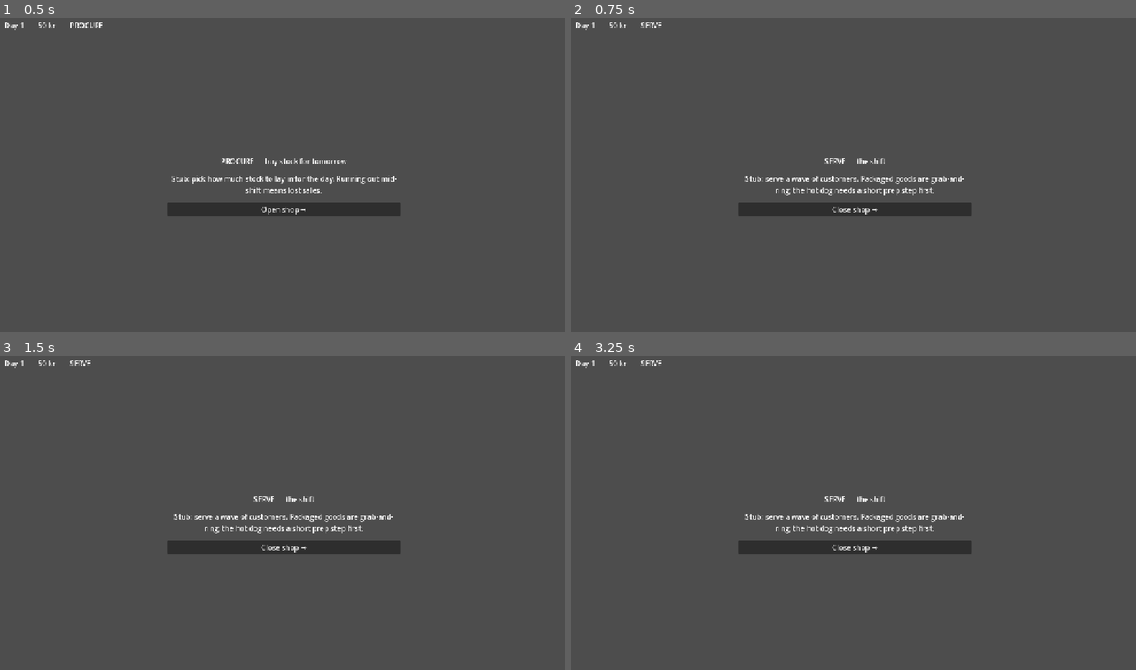
Above: before the commit, frames 1-4 (two rows, left to right).
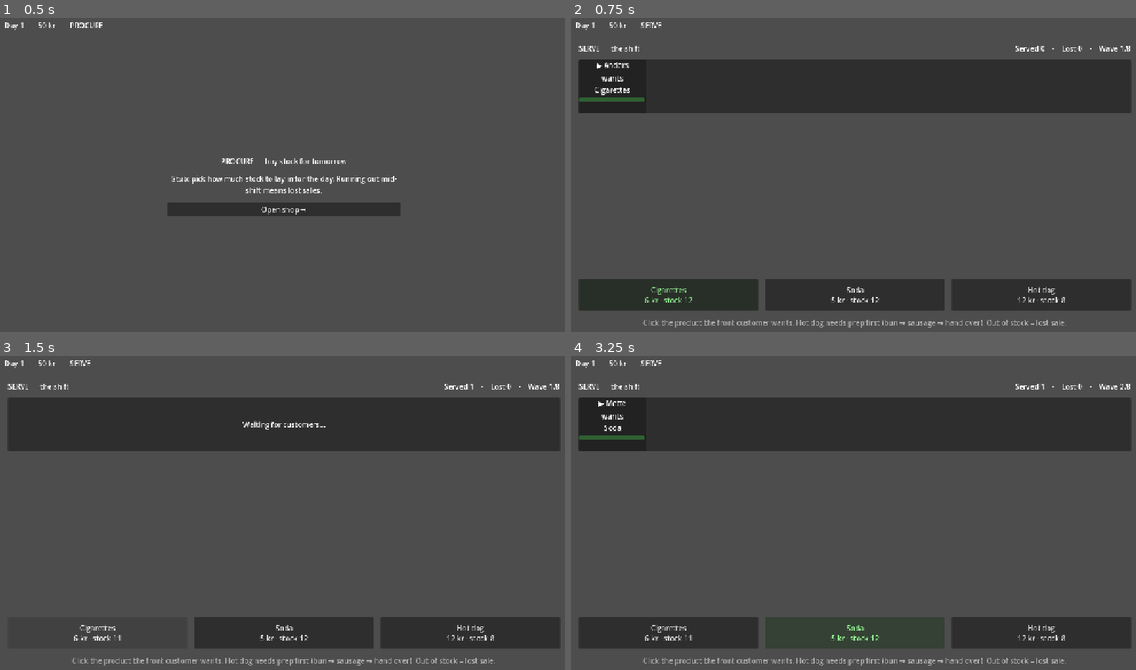
Above: after the commit, the same moments.

Repository: etterognuller/Kiosk
Game: Godot game, scene res://scenes/Main.tscn
Same seed, same stepped clock (60 frames per second), same inputs: the game is played once before the commit and once after it.
Inputs (mouse positions are in pixels of both pictures, inside the frame that each line leads up to):
- Up to frame 1 (0.5 s): no input
- Up to frame 2 (0.75 s): click "Open shop →" at 0.5 s
- Up to frame 3 (1.5 s): click (96, 632) at 1.25 s, where only the run after the commit has a clickable "Cigarettes 6 kr · stock 12"
- Up to frame 4 (3.25 s): click (667, 632) at 2 s, where only the run after the commit has a clickable "Cigarettes 6 kr · stock 11"; click (853, 632) at 2.75 s, where only the run after the commit has a clickable "Soda 5 kr · stock 12"

Frame 1 is identical in both runs. In frame 2, 29% of the frame differs, in the area x 1-99%, y 8-99%; in frame 3, 26%; in frame 4, 29%.

Commit message:
Build Serve phase v1: playable shift with click-to-serve loop
Replace the SERVE stub with a real shift. A fixed wave of customers
queue up wanting one product each; the player serves the front customer,
money goes up and stock goes down, and the shift ends back into the day
loop via DayCycle.advance() (SERVE -> UPGRADE).

- scripts/phases/shift.gd: pure, UI-free shift logic (RefCounted). Money
  and stock flow through an injected GameState-shaped object so it unit-
  tests without the autoload graph. serve()/prep_step() are input-agnostic
  (click now; drag / click-upgrade / auto-serve later all drive the same
  API). Stockout and expired patience are lost sales, never a crash.
- scripts/phases/serve.gd + scenes/phases/Serve.tscn: the screen. Visible
  queue line, live stock on product buttons, hot-dog prep (bun -> sausage
  -> hand over), colour-shifting patience bars. Seeds placeholder stock
  while PROCURE is still a stub (remove once PROCURE is real).
- tests/test_shift.gd: one test per v1 acceptance criterion plus a real-
  DayCycle integration check. 13/13 pass; Main and Serve boot headless.

Tuning (wave 8, 2.5s spawn, 10s patience, 5/6/12 kr) is placeholder per
CONTEXT.md. Human play confirms the ~30s loop is fun.

Co-Authored-By: Claude Opus 4.8 <noreply@anthropic.com>

Diff:
--- a/scenes/phases/Serve.tscn
+++ b/scenes/phases/Serve.tscn
@@ -1,6 +1,6 @@
 [gd_scene load_steps=2 format=3]
 
-[ext_resource type="Script" path="res://scripts/phase_stub.gd" id="1_stub"]
+[ext_resource type="Script" path="res://scripts/phases/serve.gd" id="1_serve"]
 
 [node name="Serve" type="Control"]
 layout_mode = 3
@@ -9,38 +9,91 @@
 anchor_bottom = 1.0
 grow_horizontal = 2
 grow_vertical = 2
-script = ExtResource("1_stub")
-title = "SERVE — the shift"
-hint = "Stub: serve a wave of customers. Packaged goods are grab-and-ring; the hot dog needs a short prep step first."
-button_label = "Close shop →"
+script = ExtResource("1_serve")
 
-[node name="Center" type="CenterContainer" parent="."]
+[node name="Margin" type="MarginContainer" parent="."]
 layout_mode = 1
 anchors_preset = 15
 anchor_right = 1.0
 anchor_bottom = 1.0
 grow_horizontal = 2
 grow_vertical = 2
+theme_override_constants/margin_left = 24
+theme_override_constants/margin_top = 12
+theme_override_constants/margin_right = 24
+theme_override_constants/margin_bottom = 16
 
-[node name="VBox" type="VBoxContainer" parent="Center"]
+[node name="VBox" type="VBoxContainer" parent="Margin"]
+layout_mode = 2
+theme_override_constants/separation = 14
+
+[node name="Header" type="HBoxContainer" parent="Margin/VBox"]
+layout_mode = 2
+
+[node name="Title" type="Label" parent="Margin/VBox/Header"]
+layout_mode = 2
+size_flags_horizontal = 3
+text = "SERVE — the shift"
+
+[node name="Scoreboard" type="Label" parent="Margin/VBox/Header"]
+unique_name_in_owner = true
+layout_mode = 2
+horizontal_alignment = 2
+text = "Served 0    ·    Lost 0"
+
+[node name="QueuePanel" type="PanelContainer" parent="Margin/VBox"]
+layout_mode = 2
+
+[node name="QueueLine" type="HBoxContainer" parent="Margin/VBox/QueuePanel"]
+unique_name_in_owner = true
+layout_mode = 2
+custom_minimum_size = Vector2(0, 120)
+theme_override_constants/separation = 12
+
+[node name="EmptyHint" type="Label" parent="Margin/VBox/QueuePanel"]
+unique_name_in_owner = true
+layout_mode = 2
+horizontal_alignment = 1
+vertical_alignment = 1
+text = "Waiting for customers…"
+
+[node name="PrepLabel" type="Label" parent="Margin/VBox"]
+unique_name_in_owner = true
+layout_mode = 2
+horizontal_alignment = 1
+text = "Hot dog prep 0/2"
+
+[node name="Spacer" type="Control" parent="Margin/VBox"]
+layout_mode = 2
+size_flags_vertical = 3
+
+[node name="Buttons" type="HBoxContainer" parent="Margin/VBox"]
 layout_mode = 2
 theme_override_constants/separation = 16
 
-[node name="Title" type="Label" parent="Center/VBox"]
+[node name="CigBtn" type="Button" parent="Margin/VBox/Buttons"]
 unique_name_in_owner = true
 layout_mode = 2
-text = "Phase"
-horizontal_alignment = 1
+size_flags_horizontal = 3
+custom_minimum_size = Vector2(0, 72)
+text = "Cigarettes"
 
-[node name="Hint" type="Label" parent="Center/VBox"]
+[node name="SodaBtn" type="Button" parent="Margin/VBox/Buttons"]
 unique_name_in_owner = true
 layout_mode = 2
-text = "hint"
-horizontal_alignment = 1
-autowrap_mode = 2
-custom_minimum_size = Vector2(520, 0)
+size_flags_horizontal = 3
+custom_minimum_size = Vector2(0, 72)
+text = "Soda"
 
-[node name="AdvanceButton" type="Button" parent="Center/VBox"]
+[node name="HotdogBtn" type="Button" parent="Margin/VBox/Buttons"]
 unique_name_in_owner = true
 layout_mode = 2
-text = "Continue →"
+size_flags_horizontal = 3
+custom_minimum_size = Vector2(0, 72)
+text = "Hot dog"
+
+[node name="Hint" type="Label" parent="Margin/VBox"]
+layout_mode = 2
+horizontal_alignment = 1
+theme_override_colors/font_color = Color(0.7, 0.7, 0.7, 1)
+text = "Click the product the front customer wants. Hot dog needs prep first (bun → sausage → hand over). Out of stock = lost sale."
--- /dev/null
+++ b/scripts/phases/serve.gd
@@ -0,0 +1,175 @@
+extends Control
+## Serve — the SERVE phase screen (v1). Renders the customer queue and product
+## buttons, and drives a headless-testable `Shift` (scripts/phases/shift.gd) that
+## owns all the rules. Money and stock flow through GameState; when the wave ends,
+## the shift hands the day on via DayCycle.advance() (SERVE -> UPGRADE).
+##
+## Input is click-to-serve for now. Per the roadmap this layer later becomes
+## drag-to-customer, then a purchasable click upgrade, then auto-serve — all of
+## which just call Shift.serve()/prep_step(), so only this input layer changes.
+
+const ShiftScript := preload("res://scripts/phases/shift.gd")
+
+## Placeholder starting stock so the shift is playable while PROCURE is still a
+## stub. Tops up only empty products; remove once PROCURE sets real stock.
+const SEED_STOCK := {"cigarettes": 12, "soda": 12, "hotdog": 8}
+
+## Danish first names for queue flavor (presentation only — not in the model).
+const NAMES := ["Anders", "Mette", "Lars", "Sofie", "Freja", "Mads", "Ida",
+	"Emil", "Oliver", "Clara", "Noah", "Alma"]
+
+const FRESH := Color(0.30, 0.78, 0.34)   ## patience-bar colour, full
+const URGENT := Color(0.90, 0.22, 0.22)  ## patience-bar colour, nearly out
+const WANTED := Color(0.62, 1.0, 0.62)   ## highlight for the needed product button
+
+@onready var _scoreboard: Label = %Scoreboard
+@onready var _queue_line: HBoxContainer = %QueueLine
+@onready var _empty_hint: Label = %EmptyHint
+@onready var _prep_label: Label = %PrepLabel
+@onready var _cig_btn: Button = %CigBtn
+@onready var _soda_btn: Button = %SodaBtn
+@onready var _hotdog_btn: Button = %HotdogBtn
+
+var _shift
+var _cards: Dictionary = {}   ## Customer -> card Control
+var _names: Dictionary = {}   ## Customer -> display name
+var _arrivals: int = 0
+
+
+func _ready() -> void:
+	_seed_stock_if_empty()
+	_cig_btn.pressed.connect(_serve.bind("cigarettes"))
+	_soda_btn.pressed.connect(_serve.bind("soda"))
+	_hotdog_btn.pressed.connect(_serve.bind("hotdog"))
+
+	_shift = ShiftScript.new(GameState)
+	_shift.customer_arrived.connect(_on_customer_arrived)
+	_shift.customer_served.connect(_on_customer_served)
+	_shift.customer_left.connect(_on_customer_left)
+	_shift.shift_ended.connect(_on_shift_ended)
+	_shift.start()
+	_refresh()
+
+
+func _process(delta: float) -> void:
+	if _shift == null or _shift.is_over:
+		return
+	_shift.tick(delta)
+	_refresh()
+
+
+## One click on a product. For the hot dog, the click first advances prep (bun ->
+## sausage); the click that lands after prep is complete hands it over.
+func _serve(id: String) -> void:
+	if _shift == null or _shift.is_over:
+		return
+	if ShiftScript.PRODUCTS[id]["prep"] and _shift.prep_step():
+		_refresh()
+		return
+	_shift.serve(id)
+	_refresh()
+
+
+func _on_customer_arrived(c) -> void:
+	var who: String = NAMES[_arrivals % NAMES.size()]
+	_arrivals += 1
+	_names[c] = who
+	var card := _make_card(c, who)
+	_cards[c] = card
+	_queue_line.add_child(card)
+
+
+func _on_customer_served(c, _price: int) -> void:
+	_remove_card(c)
+
+
+func _on_customer_left(c) -> void:
+	_remove_card(c)
+
+
+func _on_shift_ended() -> void:
+	set_process(false)
+	DayCycle.advance()  # SERVE -> UPGRADE; Main swaps in the next phase scene
+
+
+func _remove_card(c) -> void:
+	var card = _cards.get(c)
+	if card != null:
+		card.queue_free()
+		_cards.erase(c)
+	_names.erase(c)
+
+
+func _refresh() -> void:
+	if _shift == null:
+		return
+	_scoreboard.text = "Served %d    ·    Lost %d    ·    Wave %d/%d" % [
+		_shift.served_count, _shift.lost_sales,
+		min(_shift.total_arrived(), _shift.wave_size), _shift.wave_size]
+	_empty_hint.visible = _shift.queue.is_empty()
+
+	var active = _shift.active_customer()
+	for c in _cards:
+		var card: Control = _cards[c]
+		var bar: ProgressBar = card.get_node("VB/Patience")
+		bar.max_value = c.max_patience
+		bar.value = maxf(c.patience, 0.0)
+		var frac := clampf(c.patience / c.max_patience, 0.0, 1.0)
+		bar.modulate = URGENT.lerp(FRESH, frac)
+		var is_active: bool = c == active
+		card.modulate = Color.WHITE if is_active else Color(1, 1, 1, 0.45)
+		var name_lbl: Label = card.get_node("VB/Name")
+		name_lbl.text = ("▶ " if is_active else "") + String(_names.get(c, ""))
+
+	_cig_btn.text = _btn_text("cigarettes")
+	_soda_btn.text = _btn_text("soda")
+	_hotdog_btn.text = _btn_text("hotdog")
+	var want: String = active.product_id if active != null else ""
+	_cig_btn.modulate = WANTED if want == "cigarettes" else Color.WHITE
+	_soda_btn.modulate = WANTED if want == "soda" else Color.WHITE
+	_hotdog_btn.modulate = WANTED if want == "hotdog" else Color.WHITE
+
+	if active != null and ShiftScript.PRODUCTS[active.product_id]["prep"]:
+		_prep_label.visible = true
+		_prep_label.text = "Hot dog prep %d/%d — click Hot dog: bun → sausage → hand over" % [
+			_shift.prep_progress, ShiftScript.PREP_STEPS]
+	else:
+		_prep_label.visible = false
+
+
+func _btn_text(id: String) -> String:
+	var p: Dictionary = ShiftScript.PRODUCTS[id]
+	return "%s\n%d kr · stock %d" % [p["label"], p["price"], int(GameState.stock.get(id, 0))]
+
+
+func _make_card(c, who: String) -> Control:
+	var card := PanelContainer.new()
+	card.custom_minimum_size = Vector2(150, 0)
+	var vb := VBoxContainer.new()
+	vb.name = "VB"
+	vb.add_theme_constant_override("separation", 6)
+	card.add_child(vb)
+	var name_lbl := Label.new()
+	name_lbl.name = "Name"
+	name_lbl.text = who
+	name_lbl.horizontal_alignment = HORIZONTAL_ALIGNMENT_CENTER
+	var order_lbl := Label.new()
+	order_lbl.name = "Order"
+	order_lbl.text = "wants\n" + ShiftScript.PRODUCTS[c.product_id]["label"]
+	order_lbl.horizontal_alignment = HORIZONTAL_ALIGNMENT_CENTER
+	var bar := ProgressBar.new()
+	bar.name = "Patience"
+	bar.show_percentage = false
+	bar.max_value = c.max_patience
+	bar.value = c.patience
+	bar.custom_minimum_size = Vector2(0, 10)
+	vb.add_child(name_lbl)
+	vb.add_child(order_lbl)
+	vb.add_child(bar)
+	return card
+
+
+func _seed_stock_if_empty() -> void:
+	for id in SEED_STOCK:
+		if int(GameState.stock.get(id, 0)) <= 0:
+			GameState.stock[id] = SEED_STOCK[id]
--- /dev/null
+++ b/scripts/phases/shift.gd
@@ -0,0 +1,208 @@
+extends RefCounted
+## Shift — the pure, UI-free logic of one SERVE shift (v1).
+##
+## A fixed wave of customers queue up, each wanting one product. The player serves
+## the front (active) customer; a successful serve adds money and consumes one unit
+## of stock. Running out of stock or letting a patience timer expire is a *lost
+## sale*, never a crash (CONTEXT.md: no-fail / cozy). The shift ends once the whole
+## wave has arrived and the queue is empty; the scene then hands control back to
+## the day loop via DayCycle.advance() (SERVE -> UPGRADE).
+##
+## Deliberately decoupled from both the scene and the input method. It exposes
+## serve(product_id) / prep_step() and does not care whether those came from a
+## click, a drag, or an automated clerk — v1 input is click-to-serve, but the
+## roadmap moves to drag-to-customer, then a purchasable click upgrade, then
+## auto-serve, all driving this same API. Money and stock are read/written through
+## an injected GameState-shaped object (anything with `money: int` and
+## `stock: Dictionary`) so the logic unit-tests without the autoload graph
+## (see tests/README.md).
+
+signal customer_arrived(customer)            ## a new customer joined the queue
+signal customer_served(customer, price: int) ## served and paid; left happy
+signal customer_left(customer)               ## patience expired, or a stockout
+signal prep_changed(progress: int, total: int) ## hot dog prep state for the active customer
+signal shift_ended()                         ## fires exactly once, when the wave is done
+
+## v1 product catalog. Prices are placeholder tuning (CONTEXT.md defers numbers).
+## `prep` marks the light-prep path (hot dog) vs an instant grab-and-ring sale.
+const PRODUCTS := {
+	"cigarettes": {"label": "Cigarettes", "price": 6, "prep": false},
+	"soda": {"label": "Soda", "price": 5, "prep": false},
+	"hotdog": {"label": "Hot dog", "price": 12, "prep": true},
+}
+
+## Hot dog prep: clicks needed before it can be handed over (bun -> sausage). The
+## serve itself is the final "hand over", so the player clicks the hot dog three
+## times total: bun, sausage, hand over.
+const PREP_STEPS := 2
+
+## Placeholder shift tuning, sized for a readable ~30s wave. Exposed as instance
+## vars (defaulting to these) so tests can shrink a wave and the scene can tune
+## feel without touching the constants.
+const DEFAULT_WAVE_SIZE := 8        ## customers per shift (the fixed-wave end condition)
+const DEFAULT_SPAWN_INTERVAL := 2.5 ## seconds between arrivals
+const DEFAULT_PATIENCE := 10.0      ## seconds a customer waits before leaving
+
+var wave_size: int = DEFAULT_WAVE_SIZE
+var spawn_interval: float = DEFAULT_SPAWN_INTERVAL
+var patience: float = DEFAULT_PATIENCE
+
+## When false, tick() stops spawning new arrivals — a test seam so serve/patience
+## logic can be exercised on a hand-built queue. The scene always leaves it true.
+var auto_spawn: bool = true
+
+## A single customer: wants one product, waits `patience` seconds.
+class Customer extends RefCounted:
+	var product_id: String
+	var patience: float
+	var max_patience: float
+	func _init(p_id: String, p_patience: float) -> void:
+		product_id = p_id
+		patience = p_patience
+		max_patience = p_patience
+
+var queue: Array = []        ## waiting customers; index 0 is the active one
+var served_count: int = 0
+var lost_sales: int = 0
+var prep_progress: int = 0   ## prep steps done for the active hot dog order
+var is_over: bool = false
+
+var _state                   ## GameState-shaped: `money: int`, `stock: Dictionary`
+var _spawned: int = 0        ## how many of the wave have arrived so far
+var _spawn_timer: float = 0.0
+var _started: bool = false
+
+
+func _init(state) -> void:
+	_state = state
+
+
+## Begin the shift; the first customer arrives immediately.
+func start() -> void:
+	if _started:
+		return
+	_started = true
+	_spawn_timer = spawn_interval
+	_spawn_customer()
+
+
+## Advance timers: stagger in new arrivals and expire impatient customers. Every
+## waiting customer loses patience (not just the active one), so a long line is
+## real pressure — the core challenge of the Serving pillar.
+func tick(delta: float) -> void:
+	if is_over:
+		return
+	if auto_spawn and _spawned < wave_size:
+		_spawn_timer -= delta
+		if _spawn_timer <= 0.0:
+			_spawn_timer += spawn_interval
+			_spawn_customer()
+	# Iterate back-to-front so removals don't skip anyone.
+	var i := queue.size() - 1
+	while i >= 0:
+		var c: Customer = queue[i]
+		c.patience -= delta
+		if c.patience <= 0.0:
+			_remove_customer(i, true)
+		i -= 1
+	_check_end()
+
+
+## The front customer the player is currently serving, or null if the queue is empty.
+func active_customer() -> Customer:
+	return queue[0] if not queue.is_empty() else null
+
+
+## Attempt to serve `product_id` to the active customer. Returns true on a sale.
+## Input-method agnostic: click, drag, or an auto-serve clerk all route here.
+func serve(product_id: String) -> bool:
+	if is_over:
+		return false
+	var c := active_customer()
+	if c == null:
+		return false
+	if c.product_id != product_id:
+		return false  # wrong product — harmless no-op, no penalty in v1
+	if PRODUCTS[product_id]["prep"] and prep_progress < PREP_STEPS:
+		return false  # hot dog isn't prepped yet; can't hand it over
+	var on_hand := int(_state.stock.get(product_id, 0))
+	if on_hand <= 0:
+		# Stockout: a lost sale, never a negative balance. The customer leaves.
+		queue.pop_front()
+		lost_sales += 1
+		customer_left.emit(c)
+		_reset_prep()
+		_check_end()
+		return false
+	# Success: take the money, consume one unit, customer leaves happy.
+	var price := int(PRODUCTS[product_id]["price"])
+	_state.money += price
+	_state.stock[product_id] = on_hand - 1
+	served_count += 1
+	queue.pop_front()
+	customer_served.emit(c, price)
+	_reset_prep()
+	_check_end()
+	return true
+
+
+## Advance the active hot dog's prep by one step (bun, then sausage). Returns true
+## if a step was taken. No-op if the active customer doesn't want a hot dog or prep
+## is already complete (so the scene can route every click here first, then serve).
+func prep_step() -> bool:
+	if is_over:
+		return false
+	var c := active_customer()
+	if c == null or not PRODUCTS[c.product_id]["prep"]:
+		return false
+	if prep_progress >= PREP_STEPS:
+		return false
+	prep_progress += 1
+	prep_changed.emit(prep_progress, PREP_STEPS)
+	return true
+
+
+## How many of the wave have arrived (served, waiting, or already left). For HUD.
+func total_arrived() -> int:
+	return _spawned
+
+
+func _spawn_customer() -> void:
+	var ids := PRODUCTS.keys()
+	# Deterministic rotation through the catalog — easy to read and to test; a
+	# little randomness can come later when tuning feel.
+	var pid: String = ids[_spawned % ids.size()]
+	var c := Customer.new(pid, patience)
+	queue.append(c)
+	_spawned += 1
+	customer_arrived.emit(c)
+	if queue.size() == 1:
+		_reset_prep()  # this arrival is the new active customer
+
+
+func _remove_customer(index: int, lost: bool) -> void:
+	if index < 0 or index >= queue.size():
+		return
+	var c: Customer = queue[index]
+	queue.remove_at(index)
+	if lost:
+		lost_sales += 1
+		customer_left.emit(c)
+	if index == 0:
+		_reset_prep()  # the active customer changed
+
+
+func _reset_prep() -> void:
+	prep_progress = 0
+	var c := active_customer()
+	var total := PREP_STEPS if (c != null and PRODUCTS[c.product_id]["prep"]) else 0
+	prep_changed.emit(prep_progress, total)
+
+
+func _check_end() -> void:
+	if is_over:
+		return
+	# Fixed-wave end: the whole wave has arrived and nobody is left in the queue.
+	if _started and _spawned >= wave_size and queue.is_empty():
+		is_over = true
+		shift_ended.emit()
--- a/tests/run_tests.gd
+++ b/tests/run_tests.gd
@@ -10,6 +10,7 @@
 const TEST_SCRIPTS: Array[String] = [
 	"res://tests/test_game_state.gd",
 	"res://tests/test_day_cycle.gd",
+	"res://tests/test_shift.gd",
 ]
 
 
--- /dev/null
+++ b/tests/test_shift.gd
@@ -0,0 +1,133 @@
+extends "res://tests/test_case.gd"
+## Unit tests for the SERVE shift logic (scripts/phases/shift.gd). These cover the
+## v1 acceptance criteria in docs/specs/serve-v1.md and run headless, without the
+## autoload graph: money/stock go through a tiny GameState-shaped stub, and the
+## queue is hand-built (auto_spawn off) so each rule is exercised in isolation.
+
+const ShiftScript := preload("res://scripts/phases/shift.gd")
+const DayCycleScript := preload("res://scripts/globals/day_cycle.gd")
+
+
+## A minimal stand-in for GameState: just the fields Shift reads/writes.
+class StateStub extends RefCounted:
+	var money: int = 0
+	var stock: Dictionary = {}
+
+
+func _isolated(stock: Dictionary) -> Array:
+	# Returns [shift, state] with spawning off and an empty queue to populate.
+	var state := StateStub.new()
+	state.stock = stock
+	var shift = ShiftScript.new(state)
+	shift.auto_spawn = false
+	return [shift, state]
+
+
+func test_serve_in_stock_adds_money_and_decrements_stock() -> void:
+	var pair := _isolated({"soda": 3})
+	var shift = pair[0]
+	var state = pair[1]
+	shift.queue = [ShiftScript.Customer.new("soda", 10.0)]
+	var ok: bool = shift.serve("soda")
+	assert_true(ok, "serve succeeded")
+	assert_eq(state.money, ShiftScript.PRODUCTS["soda"]["price"], "money += price")
+	assert_eq(state.stock["soda"], 2, "stock -= 1")
+	assert_eq(shift.served_count, 1, "served counted")
+	assert_true(shift.queue.is_empty(), "active customer left the queue")
+
+
+func test_serve_out_of_stock_is_lost_sale_and_never_negative() -> void:
+	var pair := _isolated({"soda": 0})
+	var shift = pair[0]
+	var state = pair[1]
+	shift.queue = [ShiftScript.Customer.new("soda", 10.0)]
+	var ok: bool = shift.serve("soda")
+	assert_false(ok, "no sale on stockout")
+	assert_eq(state.stock["soda"], 0, "stock did not go negative")
+	assert_eq(state.money, 0, "no money for a stockout")
+	assert_eq(shift.lost_sales, 1, "registered a lost sale")
+	assert_eq(shift.served_count, 0, "nothing served")
+
+
+func test_wrong_product_is_a_harmless_noop() -> void:
+	var pair := _isolated({"soda": 1, "cigarettes": 1})
+	var shift = pair[0]
+	var state = pair[1]
+	shift.queue = [ShiftScript.Customer.new("soda", 10.0)]
+	var ok: bool = shift.serve("cigarettes")
+	assert_false(ok, "wrong product is not a sale")
+	assert_eq(state.stock["cigarettes"], 1, "untouched stock")
+	assert_eq(state.money, 0, "no money")
+	assert_false(shift.queue.is_empty(), "customer still waiting")
+	assert_eq(shift.lost_sales, 0, "not a lost sale either")
+
+
+func test_hotdog_cannot_be_served_before_prep_is_complete() -> void:
+	var pair := _isolated({"hotdog": 1})
+	var shift = pair[0]
+	var state = pair[1]
+	shift.queue = [ShiftScript.Customer.new("hotdog", 10.0)]
+	assert_false(shift.serve("hotdog"), "cannot serve an un-prepped hot dog")
+	assert_eq(state.stock["hotdog"], 1, "stock untouched before prep")
+	assert_true(shift.prep_step(), "bun")
+	assert_false(shift.serve("hotdog"), "still not fully prepped after one step")
+	assert_true(shift.prep_step(), "sausage")
+	assert_false(shift.prep_step(), "no prep beyond PREP_STEPS")
+	assert_true(shift.serve("hotdog"), "now it hands over")
+	assert_eq(state.stock["hotdog"], 0, "stock consumed on the sale")
+	assert_eq(shift.served_count, 1, "served counted")
+
+
+func test_patience_expiry_is_a_lost_sale() -> void:
+	var pair := _isolated({"soda": 5})
+	var shift = pair[0]
+	shift.queue = [ShiftScript.Customer.new("soda", 1.0)]
+	shift.tick(2.0)  # exceeds the customer's patience
+	assert_true(shift.queue.is_empty(), "impatient customer left")
+	assert_eq(shift.lost_sales, 1, "counted as a lost sale")
+	assert_eq(shift.served_count, 0, "nothing served")
+
+
+func test_fixed_wave_ends_and_emits_shift_ended_once() -> void:
+	var state := StateStub.new()
+	state.stock = {"cigarettes": 99, "soda": 99, "hotdog": 99}
+	var shift = ShiftScript.new(state)
+	shift.wave_size = 3
+	shift.spawn_interval = 0.0  # let the whole wave arrive immediately
+	var ended := [0]
+	shift.shift_ended.connect(func(): ended[0] += 1)
+	shift.start()       # customer 1 arrives
+	shift.tick(0.0)     # customer 2
+	shift.tick(0.0)     # customer 3 — whole wave has now arrived
+	assert_false(shift.is_over, "not over while customers remain")
+	# Serve everyone (prep the hot dog when it comes up).
+	while not shift.queue.is_empty():
+		var c = shift.active_customer()
+		if ShiftScript.PRODUCTS[c.product_id]["prep"]:
+			shift.prep_step()
+			shift.prep_step()
+		shift.serve(c.product_id)
+	assert_true(shift.is_over, "shift ended once the wave was cleared")
+	assert_eq(shift.served_count, 3, "served the whole wave")
+	assert_eq(ended[0], 1, "shift_ended fired exactly once")
+
+
+func test_shift_end_advances_the_day_cycle_exactly_once() -> void:
+	# Acceptance: the end condition triggers exactly one DayCycle.advance()
+	# (SERVE -> UPGRADE). Wire a real DayCycle to the shift, no scene needed.
+	var dc = DayCycleScript.new()
+	dc.current_phase = DayCycleScript.Phase.SERVE
+	var changes := []
+	dc.phase_changed.connect(func(p): changes.append(p))
+	var state := StateStub.new()
+	state.stock = {"cigarettes": 9}
+	var shift = ShiftScript.new(state)
+	shift.wave_size = 1
+	shift.shift_ended.connect(dc.advance)
+	shift.start()                  # one cigarettes customer arrives
+	shift.serve("cigarettes")      # clears the wave -> shift_ended -> advance()
+	assert_true(shift.is_over, "shift ended")
+	assert_eq(dc.current_phase, DayCycleScript.Phase.UPGRADE, "SERVE -> UPGRADE")
+	assert_eq(changes.size(), 1, "exactly one phase change")
+	assert_eq(changes[0], DayCycleScript.Phase.UPGRADE, "advanced to UPGRADE")
+	dc.free()
Not shown, added: scripts/phases/serve.gd.uid
Not shown, added: scripts/phases/shift.gd.uid
Not shown, added: tests/run_tests.gd.uid
Not shown, added: tests/test_case.gd.uid
Not shown, added: tests/test_day_cycle.gd.uid
Not shown, added: tests/test_game_state.gd.uid
Not shown, added: tests/test_shift.gd.uid
